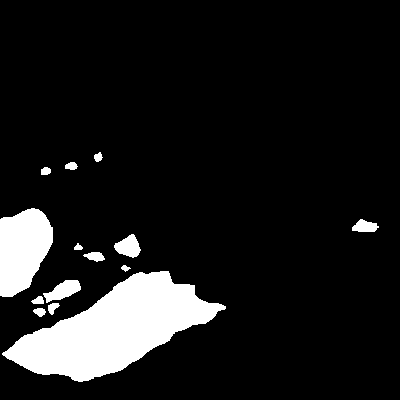
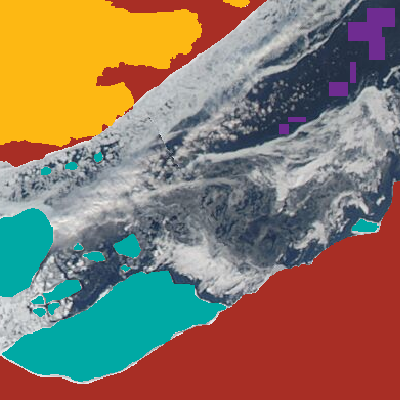
Layer changes from the first 400x400 image to the second:
added layer "water samples" (2nd of 2) above "ice floes" over [279, 8, 395, 134]
hid "ice floes" (1st of 2) over [0, 0, 400, 400]
